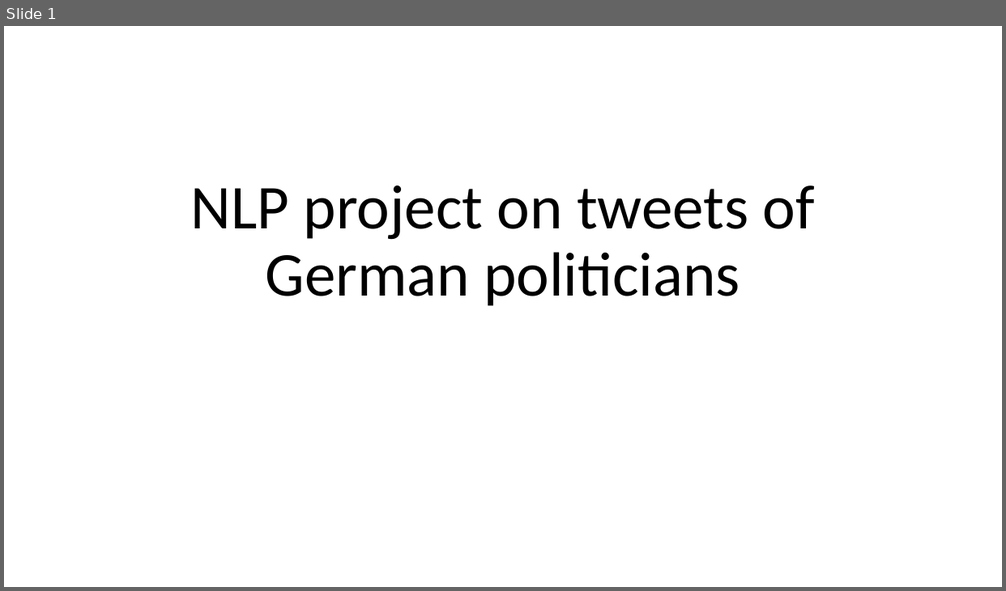
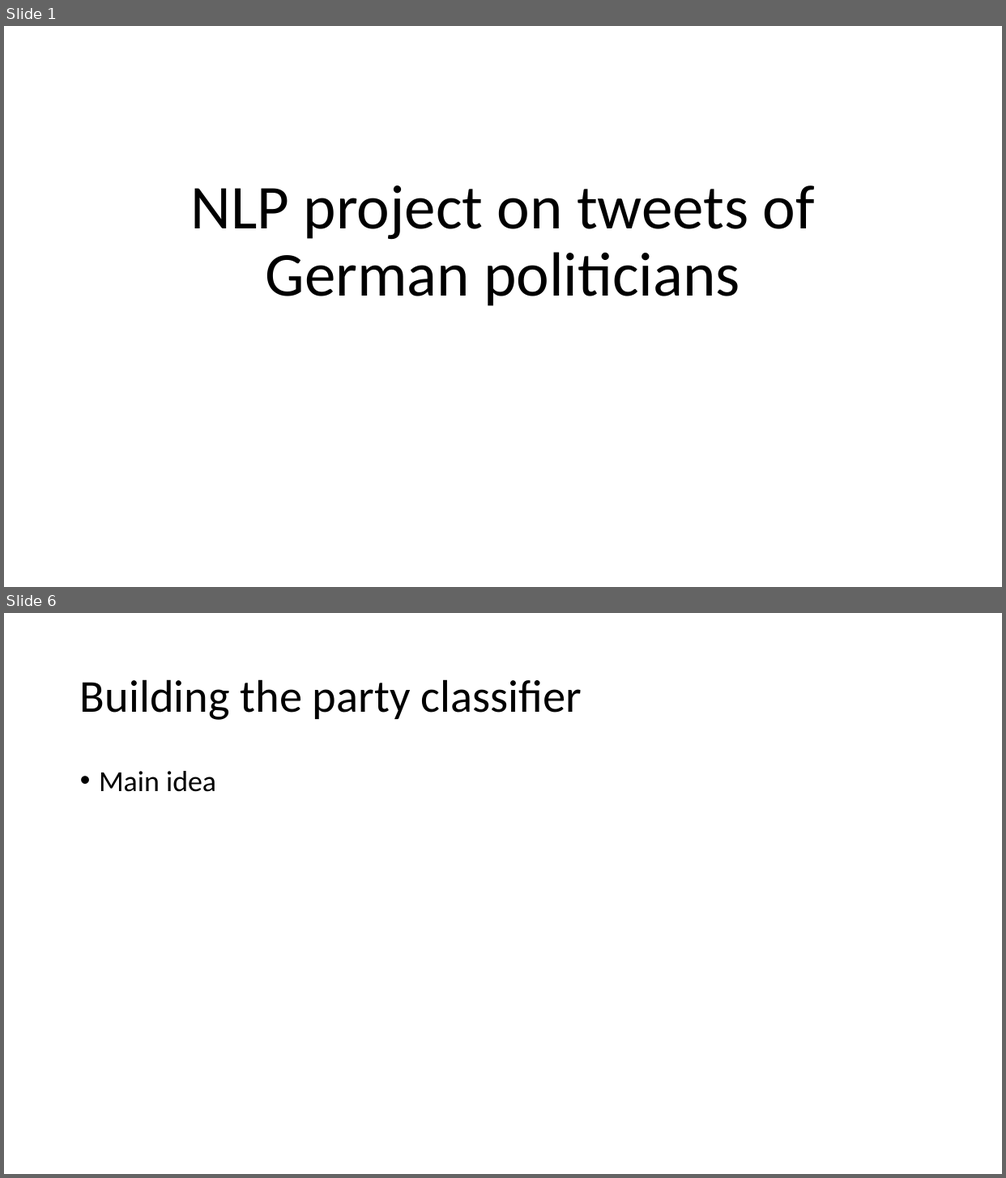
Before and after one commit to ThomasSedlmeyr/NLP_project_on_tweets_of_German_politicians, a slide deck: Presentation/Presentation.pptx. Shown one above the other, each under a label of ours: slide 1 before the commit, slides 1 and 6 after it; the slides between them are not shown. The pictures are 1006x591 and 1006x1178 pixels, drawn with LibreOffice and Linux fonts; fonts in the diff are those of the drawing. Boxes give left, top, right and bottom in pixels: in the first picture for what was removed or moved away, otherwise in the second. Text is boxed around its words. In the diff, an @@ line names an element or a change of style, - is before the commit and + after.

Commit message:
some small changes to get the code running for the presentation and also updateted the presentation text

```diff
--- a/Presentation/Presentation.pptx
+++ b/Presentation/Presentation.pptx
@@ slide 6 added at (4,613,1002,1174), background #FFFFFF @@
@@ title added at (80,679,581,720), 44 pt, text #000000 @@
+Building the party classifier
@@ text added at (99,771,216,792), 28 pt, text #000000 @@
+• Main idea
```
Also in this commit, not shown: 2 slides changed, 2 other slides added, 5 other files.
